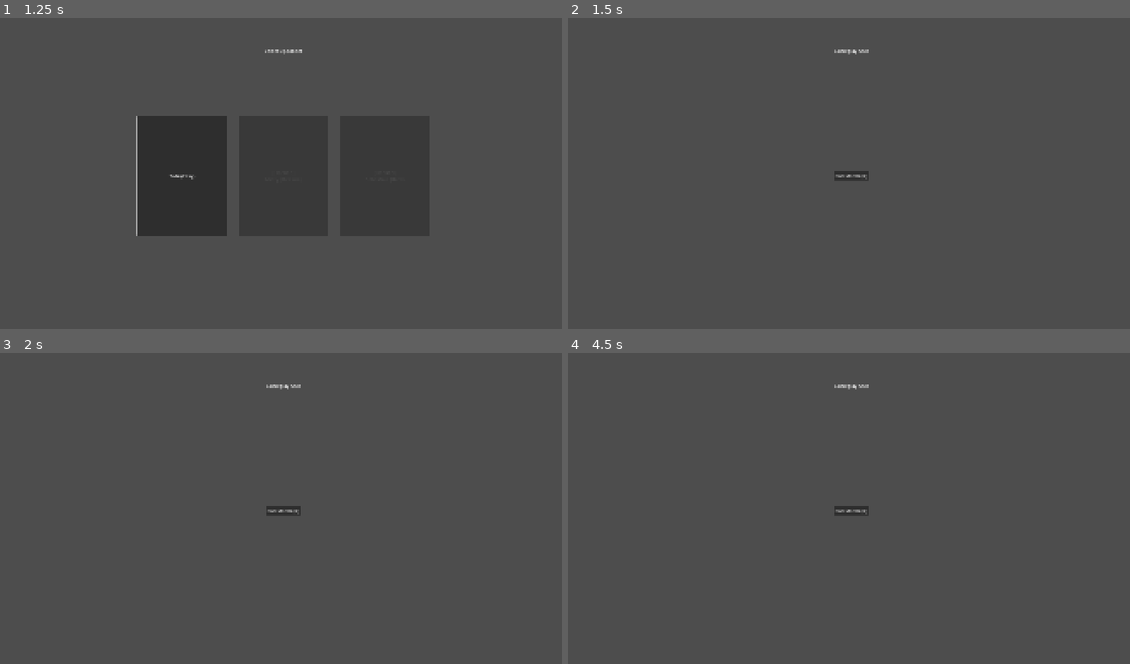
Above: before the commit, frames 1-4 (two rows, left to right).
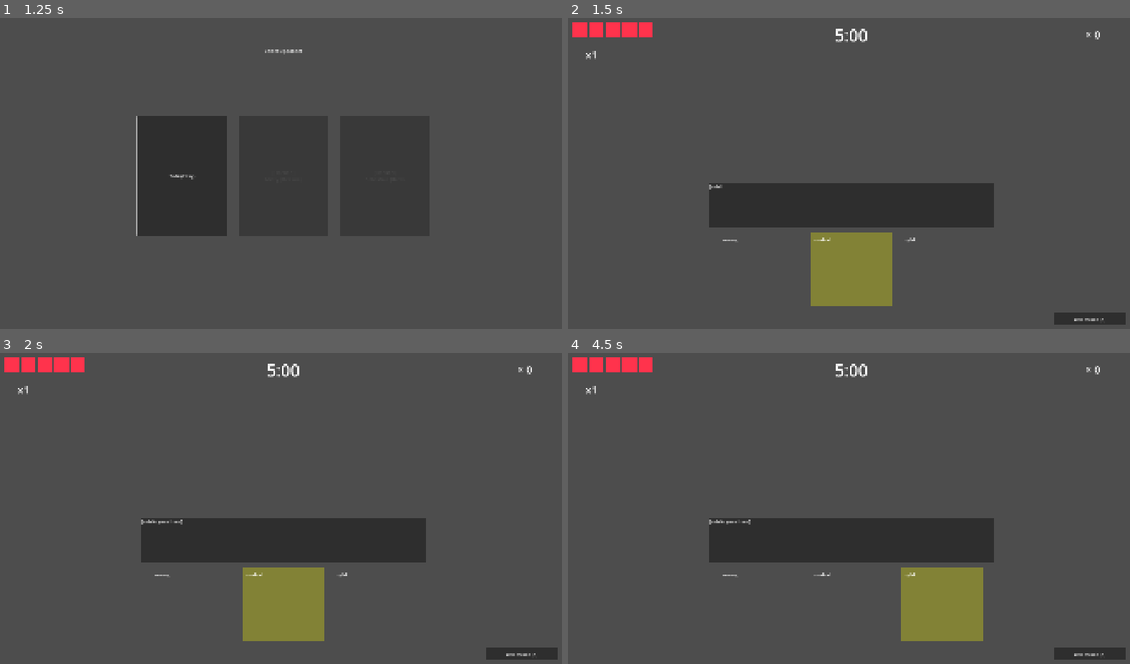
Above: after the commit, the same moments.

Repository: nicholasmejia/love-and-boxing
Game: Godot game, scene res://scenes/title_screen.tscn
Two runs of this game, one before a commit and one after it. Both use one fixed random seed, a clock stepped at 60 frames per second and the inputs below.
Inputs (mouse positions are in pixels of both pictures, inside the frame that each line leads up to):
- Up to frame 1 (1.25 s): click "Start" at 0.5 s
- Up to frame 2 (1.5 s): click "Tofu (Easy)" at 1.25 s
- Up to frame 3 (2 s): no input
- Up to frame 4 (4.5 s): click "End Match (K)" at 2 s; click "Return to Level Select (K)" at 2.75 s; click "Tofu (Easy)" at 3.5 s; tap Enter at 4.25 s; move the mouse to (978, 496) at 4.27 s; hold L (menu_right) from 4.28 s (still down); hold Shift from 4.28 s (still down); click (978, 496) at 4.42 s

Frame 1 is identical in both runs. In frame 2, 12% of the frame differs, in the area x 0-100%, y 1-99%; in frame 3, 12%; in frame 4, 12%.

Commit message:
feat: compose HUD on Gameplay scene with placeholder riddle

Diff:
--- a/scenes/gameplay.tscn
+++ b/scenes/gameplay.tscn
@@ -1,6 +1,11 @@
-[gd_scene load_steps=2 format=3 uid="uid://b1gameplay001"]
+[gd_scene load_steps=7 format=3 uid="uid://b1gameplay001"]
 
 [ext_resource type="Script" path="res://scripts/gameplay.gd" id="1_gmply"]
+[ext_resource type="PackedScene" path="res://scenes/ui/heart_row.tscn" id="2_hearts"]
+[ext_resource type="PackedScene" path="res://scenes/ui/combo_meter.tscn" id="3_combo"]
+[ext_resource type="PackedScene" path="res://scenes/ui/knockdown_meter.tscn" id="4_kd"]
+[ext_resource type="PackedScene" path="res://scenes/ui/match_timer.tscn" id="5_timer"]
+[ext_resource type="PackedScene" path="res://scenes/ui/riddle_box.tscn" id="6_riddle"]
 
 [node name="Gameplay" type="Control"]
 layout_mode = 3
@@ -11,25 +16,75 @@
 grow_vertical = 2
 script = ExtResource("1_gmply")
 
-[node name="Header" type="Label" parent="."]
+[node name="HeartRow" parent="." instance=ExtResource("2_hearts")]
 layout_mode = 1
-anchors_preset = 10
+anchors_preset = 2
+anchor_top = 0.0
+anchor_bottom = 0.0
+offset_left = 24.0
+offset_top = 24.0
+offset_right = 24.0
+offset_bottom = 24.0
+grow_vertical = 1
+
+[node name="ComboMeter" parent="." instance=ExtResource("3_combo")]
+layout_mode = 1
+anchors_preset = 2
+anchor_top = 0.0
+anchor_bottom = 0.0
+offset_left = 24.0
+offset_top = 100.0
+offset_right = 152.0
+offset_bottom = 164.0
+grow_vertical = 1
+
+[node name="KnockdownMeter" parent="." instance=ExtResource("4_kd")]
+layout_mode = 1
+anchors_preset = 1
+anchor_left = 1.0
 anchor_right = 1.0
-offset_top = 80.0
-offset_bottom = 160.0
+offset_left = -260.0
+offset_top = 24.0
+offset_right = -40.0
+offset_bottom = 104.0
+grow_horizontal = 0
+
+[node name="MatchTimer" parent="." instance=ExtResource("5_timer")]
+layout_mode = 1
+anchors_preset = 5
+anchor_left = 0.5
+anchor_right = 0.5
+offset_left = -150.0
+offset_top = 16.0
+offset_right = 150.0
+offset_bottom = 120.0
 grow_horizontal = 2
-horizontal_alignment = 1
-vertical_alignment = 1
-text = "Gameplay Stub"
 
-[node name="CenterContainer" type="CenterContainer" parent="."]
+[node name="RiddleBox" parent="." instance=ExtResource("6_riddle")]
 layout_mode = 1
-anchors_preset = 15
+anchors_preset = 7
+anchor_left = 0.5
+anchor_top = 1.0
+anchor_right = 0.5
+anchor_bottom = 1.0
+offset_left = -500.0
+offset_top = -540.0
+offset_right = 500.0
+offset_bottom = -80.0
+grow_horizontal = 2
+grow_vertical = 0
+
+[node name="EndButton" type="Button" parent="."]
+layout_mode = 1
+anchors_preset = 3
+anchor_left = 1.0
+anchor_top = 1.0
 anchor_right = 1.0
 anchor_bottom = 1.0
-grow_horizontal = 2
-grow_vertical = 2
-
-[node name="EndButton" type="Button" parent="CenterContainer"]
-layout_mode = 2
+offset_left = -280.0
+offset_top = -80.0
+offset_right = -40.0
+offset_bottom = -40.0
+grow_horizontal = 0
+grow_vertical = 0
 text = "End Match (K)"
--- a/scripts/gameplay.gd
+++ b/scripts/gameplay.gd
@@ -1,6 +1,21 @@
 extends Control
+
+@onready var _riddle: RiddleBox = $RiddleBox
 
 func _ready() -> void:
 	Globals.last_played_tier = 1
 	Globals.last_match_outcome = Globals.MatchOutcome.WIN
-	$CenterContainer/EndButton.pressed.connect(SceneRouter.goto_match_results)
+	$EndButton.pressed.connect(SceneRouter.goto_match_results)
+	_show_placeholder_prompt()
+
+func _show_placeholder_prompt() -> void:
+	var prompt := DialoguePrompt.new()
+	prompt.body_text = "[riddle goes here]"
+	prompt.answers = [_a("wrong", Outcome.Type.WRONG), _a("neutral", Outcome.Type.NEUTRAL), _a("right", Outcome.Type.RIGHT)]
+	_riddle.display(prompt)
+
+func _a(text: String, outcome: int) -> DialogueAnswer:
+	var a := DialogueAnswer.new()
+	a.text = text
+	a.outcome = outcome
+	return a
